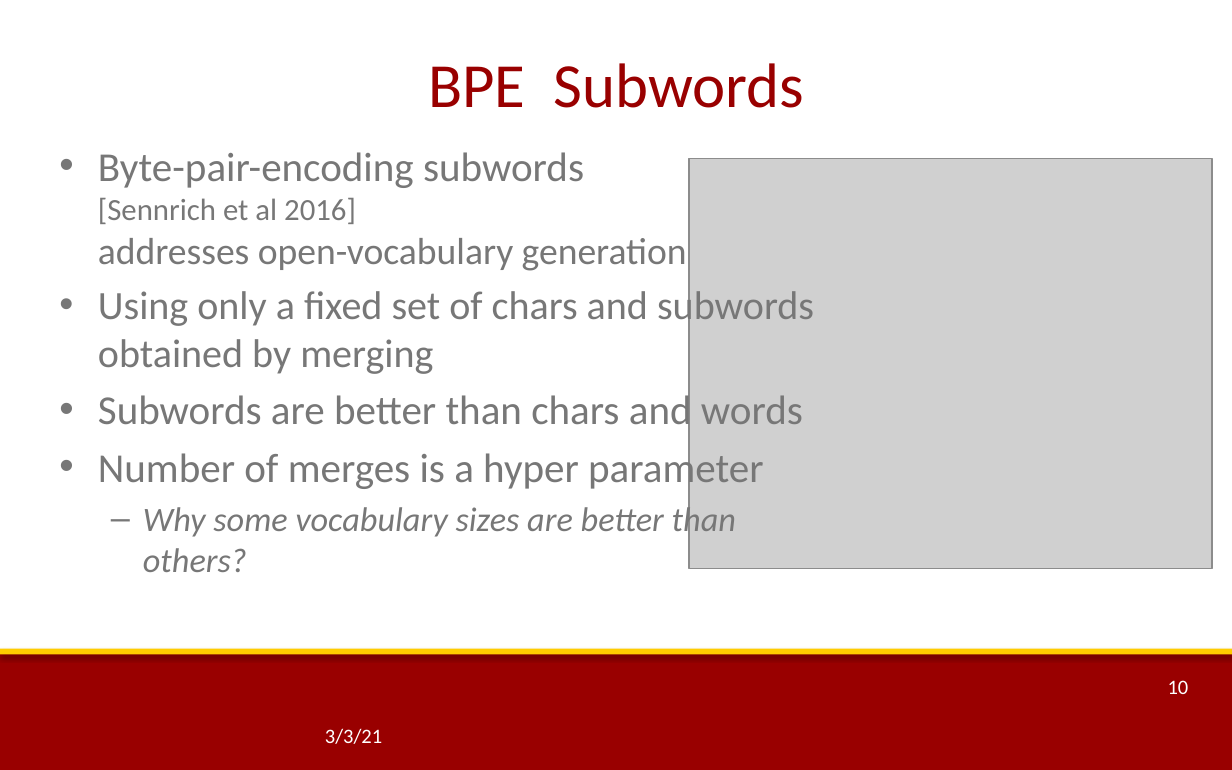
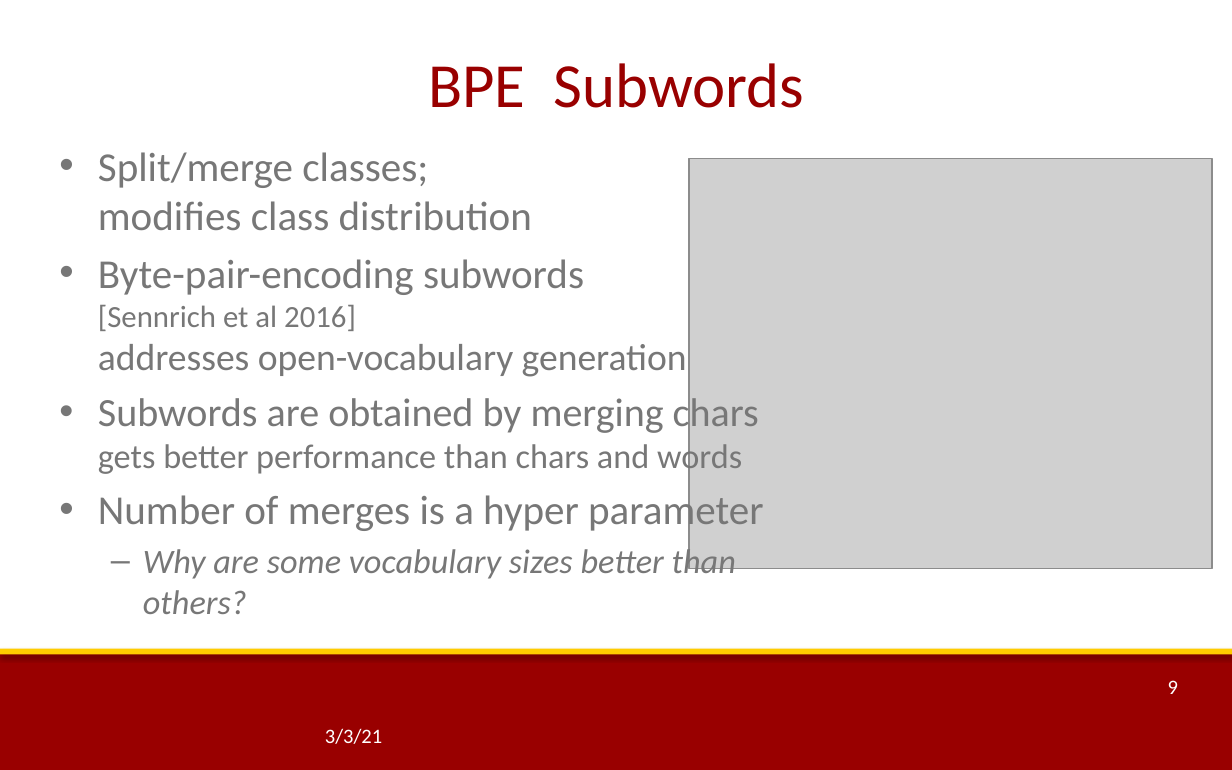
Before and after one commit to thammegowda/phd, a slide deck: slide 9 of quals-ppt/rev2-NMT-with-Imbalanced-Classes.pptx (slide 10 before the commit). Drawn at 1232x770 pixels with LibreOffice and Linux fonts; fonts in the diff are those of the drawing; grey boxes stand for pictures; background and template pictures are left out. Boxes give left, top, right and bottom in pixels: in the first picture for what was removed or moved away, otherwise in the second. Text is boxed around its words. In the diff, an @@ line names an element or a change of style, - is before the commit and + after.

```diff
--- a/quals-ppt/rev2-NMT-with-Imbalanced-Classes.pptx
+++ b/quals-ppt/rev2-NMT-with-Imbalanced-Classes.pptx
@@ text at (98, 152, 532, 230): paragraph added @@
+• Split/merge classes;
+  modifies class distribution
@@ text at (98, 392, 759, 477): text changed; size 23.3 to 20 pt @@
-• Using only a fixed set of chars and subwords obtained by merging
-• Subwords are better than chars and words
+• Subwords are obtained by merging chars
+  gets better performance than chars and words
@@ text at (143, 545, 736, 614): text changed @@
-  – Why some vocabulary sizes are better than others?
+  – Why are some vocabulary sizes better than others?
@@ page number at (1168, 680, 1178, 694): text changed @@
-10
+9
```
Also in this commit, not shown: 21 other slides changed, 3 slides added, 2 slides removed, 3 other files.
